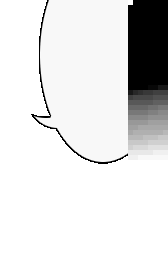
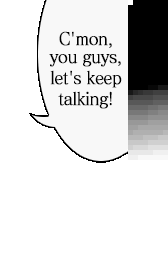
Layers edited between the first and the second 168 x 256 image:
added layer "C'mon, you guys, let's keep talking!" above "Layer 2" over 49, 31, 122, 109
renamed "Layer 1" to "Layer 2", painted on it over 67, 31, 128, 155
painted on "Layer 0" over 29, 0, 128, 164
